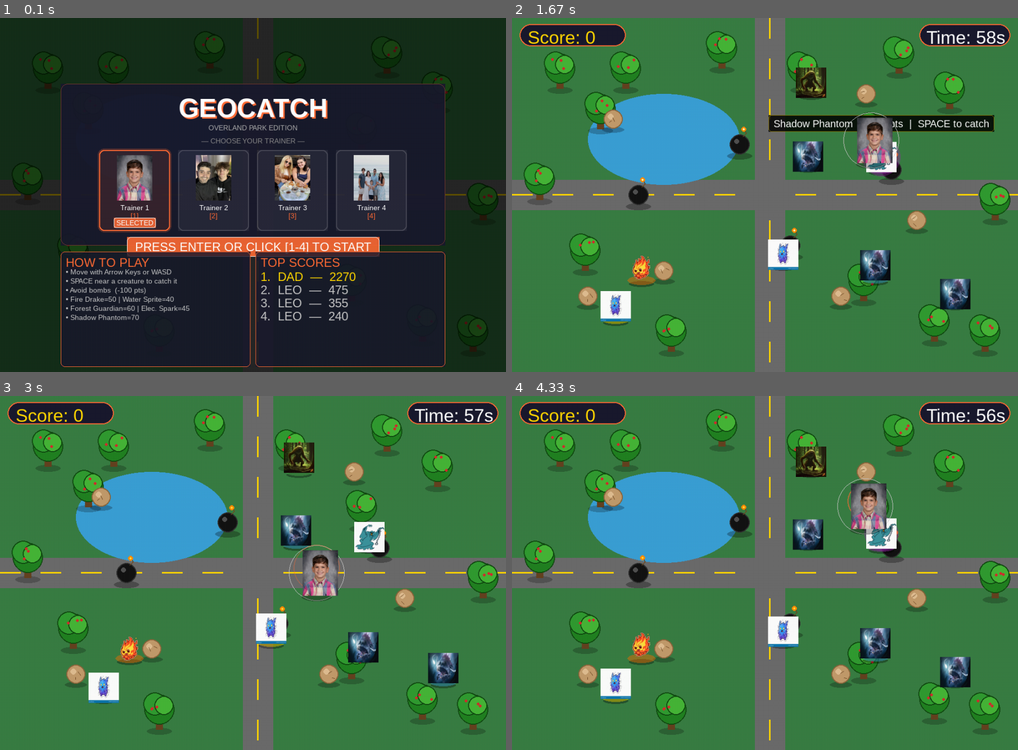
Above: before the commit, frames 1-4 (two rows, left to right).
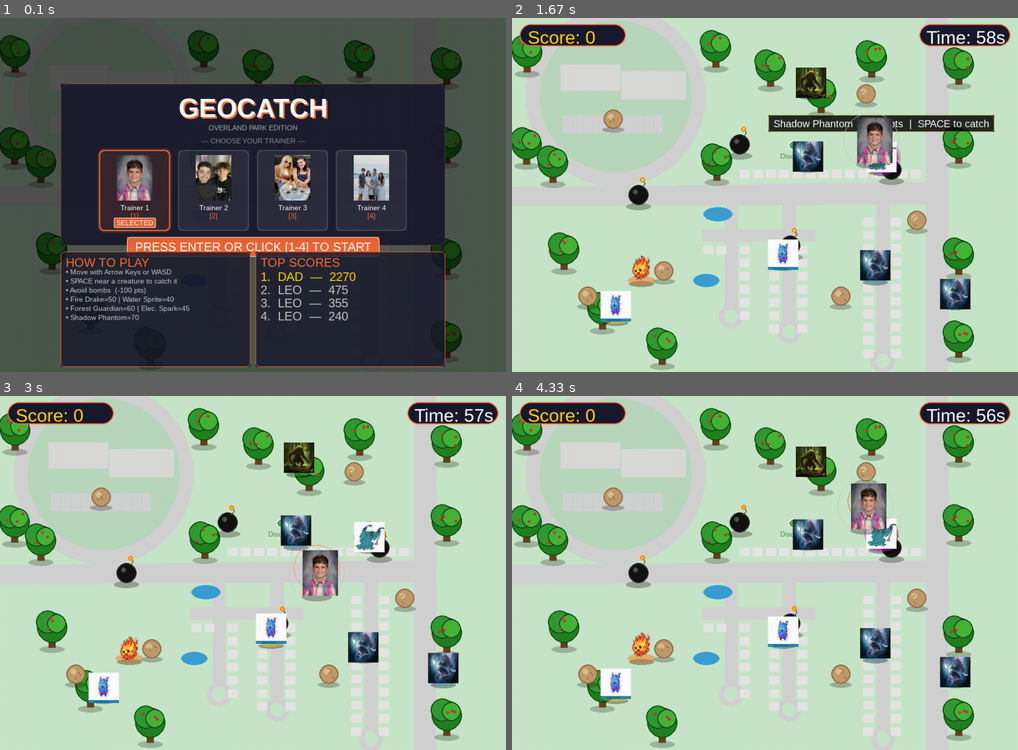
Above: after the commit, the same moments.

Repository: Carlos3652/geocatch
Game: pygame game, started from geocatch_pygame.py
The game is run twice, just before and just after one commit, with the same random seed, the same clock (stepped at 60 frames per second) and the same inputs.
Inputs:
- Up to frame 1 (0.1 s): no input
- Up to frame 2 (1.67 s): tap Enter at 0.33 s; hold Right 0.67-1.13 s; hold Up 1.22-1.52 s; hold Right from 1.55 s (still down)
- Up to frame 3 (3 s): release Right at 2.02 s; hold Left 2.05-2.58 s; hold Down 2.62-2.92 s; hold Left from 2.95 s (still down)
- Up to frame 4 (4.33 s): release Left at 3.35 s; hold Up 3.38-3.75 s; hold Right from 3.78 s (still down)

The runs differ from the first frame. In frame 1, 36% of the frame differs, in the area x 0-100%, y 0-100%; in frame 2, 91%; in frame 3, 91%; in frame 4, 91%.

Commit message:
Redesign map to match Overland Park neighbourhood
- Background changed to light mint green (Google Maps style)
- Roads: W 165th St (slight diagonal polygon) + Antioch Rd (right side vertical)
- School campus: Cedar Hills + Pleasant Ridge loop road with buildings and parking lot
- Replaced large lake with two small teal ponds (south of 165th, further south)
- Added residential streets: Grandview St, 165th Terrace, Eby St, Slater St + cul-de-sacs
- Houses lining all residential streets and north side of 165th
- Disc golf course marker + label in open corridor
- Repositioned trees: school perimeter, Antioch corridor, south open spaces

Co-Authored-By: Claude Sonnet 4.6 <noreply@anthropic.com>

Diff:
--- a/geocatch_pygame.py
+++ b/geocatch_pygame.py
@@ -19,10 +19,12 @@
 
 WHITE = (255, 255, 255)
 BLACK = (0, 0, 0)
-GRASS = (58, 125, 68)
-ROAD = (107, 107, 107)
+GRASS = (200, 230, 202)
+ROAD = (210, 210, 210)
 LAKE = (59, 159, 212)
 TREE_TRUNK = (101, 67, 33)
+SCHOOL_GROUND = (185, 215, 188)
+HOUSE_COLOR = (230, 230, 228)
 ACCENT = (255, 107, 53)
 SCORE_GOLD = (255, 215, 0)
 URGENT_RED = (255, 59, 48)
@@ -140,9 +142,14 @@
     _rock_data.append({"pos": (_rx, _ry), "cracks": _cracks})
 
 trees = [
-    (80, 80), (210, 80), (400, 40), (560, 80), (700, 200),
-    (850, 120), (130, 440), (680, 500), (820, 580), (300, 600),
-    (940, 340), (40, 300), (750, 50), (920, 600), (160, 160),
+    # School exterior
+    (15, 48), (14, 230), (388, 38), (390, 262),
+    # Disc golf / open corridor (north of 165th)
+    (496, 76), (596, 128), (696, 58),
+    # East of Antioch Rd
+    (868, 72), (868, 228), (868, 448), (868, 612),
+    # South open spaces
+    (88, 438), (164, 556), (282, 626), (66, 266),
 ]
 
 # Pre-compute per-tree berry positions (fixed seed → stable layout)
@@ -157,53 +164,89 @@
     _tree_data.append({"pos": (_tx, _ty), "berries": _berries})
 
 def draw_world():
-    """Draw the full game world: grass, roads, lake, trees.
-    Called from both the playing state and as the character-select background."""
+    """Draw the neighbourhood-themed game world."""
     screen.fill(GRASS)
-    pygame.draw.rect(screen, ROAD, (0, 320, WIDTH, 60))
-    pygame.draw.rect(screen, ROAD, (480, 0, 60, HEIGHT))
-
-    # Horizontal road center-line dashes along y=349
-    dash_len = 40
-    gap_len = 40
-    x = 0
-    while x < WIDTH:
-        if not (480 <= x < 540):  # skip intersection
-            pygame.draw.line(screen, SCORE_GOLD, (x, 349), (min(x + dash_len, WIDTH), 349), 3)
-        x += dash_len + gap_len
-
-    # Vertical road center-line dashes along x=509
-    y = 0
-    while y < HEIGHT:
-        if not (320 <= y < 380):  # skip intersection
-            pygame.draw.line(screen, SCORE_GOLD, (509, y), (509, min(y + dash_len, HEIGHT)), 3)
-        y += dash_len + gap_len
-
-    pygame.draw.ellipse(screen, LAKE, (150, 150, 300, 180))
-
+
+    # --- ANTIOCH RD (right side, vertical) ---
+    pygame.draw.rect(screen, ROAD, (818, 0, 44, HEIGHT))
+
+    # --- W 165TH ST (main horizontal, slight diagonal) ---
+    pygame.draw.polygon(screen, ROAD, [
+        (0, 334), (818, 324),
+        (818, 368), (0, 372)
+    ])
+
+    # --- SCHOOL CAMPUS (upper-left circular loop road) ---
+    pygame.draw.circle(screen, ROAD, (205, 155), 178)           # outer road ring
+    pygame.draw.circle(screen, SCHOOL_GROUND, (205, 155), 150)  # campus interior
+    pygame.draw.rect(screen, (218, 218, 216), (96, 92, 118, 52))    # Cedar Hills
+    pygame.draw.rect(screen, (218, 218, 216), (216, 105, 128, 56))  # Pleasant Ridge
+    pygame.draw.rect(screen, ROAD, (100, 192, 198, 36))              # parking lot
+    for _px in range(120, 294, 20):
+        pygame.draw.line(screen, SCHOOL_GROUND, (_px, 193), (_px, 227), 1)
+
+    # --- RESIDENTIAL STREETS (south of 165th) ---
+    pygame.draw.rect(screen, ROAD, (420, 368, 26, 222))   # Grandview St
+    pygame.draw.rect(screen, ROAD, (376, 418, 224, 24))   # 165th Terrace
+    pygame.draw.rect(screen, ROAD, (535, 368, 26, 252))   # Eby St
+    pygame.draw.rect(screen, ROAD, (720, 368, 26, 310))   # Slater St
+    # Cul-de-sac bulbs
+    pygame.draw.circle(screen, ROAD, (433, 590), 24)
+    pygame.draw.circle(screen, GRASS, (433, 590), 14)
+    pygame.draw.circle(screen, ROAD, (548, 620), 24)
+    pygame.draw.circle(screen, GRASS, (548, 620), 14)
+    pygame.draw.circle(screen, ROAD, (733, 678), 24)
+    pygame.draw.circle(screen, GRASS, (733, 678), 14)
+
+    # --- PONDS ---
+    pygame.draw.ellipse(screen, LAKE, (378, 374, 58, 28))    # main pond (south of 165th)
+    pygame.draw.ellipse(screen, LAKE, (358, 506, 52, 26))    # south pond
+
+    # --- HOUSES ---
+    for _hx in range(450, 808, 26):    # north side of 165th
+        pygame.draw.rect(screen, HOUSE_COLOR, (_hx, 300, 20, 17))
+    for _hx in range(378, 418, 26):    # west of Grandview, south of terrace
+        pygame.draw.rect(screen, HOUSE_COLOR, (_hx, 450, 20, 17))
+    for _hy in range(450, 582, 26):    # east side of Grandview
+        pygame.draw.rect(screen, HOUSE_COLOR, (450, _hy, 20, 17))
+    for _hy in range(450, 616, 26):    # west side of Eby
+        pygame.draw.rect(screen, HOUSE_COLOR, (508, _hy, 20, 17))
+    for _hy in range(450, 616, 26):    # east side of Eby
+        pygame.draw.rect(screen, HOUSE_COLOR, (564, _hy, 20, 17))
+    for _hy in range(395, 668, 26):    # west side of Slater
+        pygame.draw.rect(screen, HOUSE_COLOR, (694, _hy, 20, 17))
+    for _hy in range(395, 668, 26):    # east side of Slater
+        pygame.draw.rect(screen, HOUSE_COLOR, (749, _hy, 20, 17))
+
+    # --- DISC GOLF COURSE MARKER ---
+    pygame.draw.circle(screen, (76, 175, 80), (555, 252), 9)
+    pygame.draw.circle(screen, WHITE, (555, 252), 9, 2)
+    _dg = tiny_font.render("Disc Golf", True, (70, 140, 70))
+    screen.blit(_dg, (530, 265))
+
+    # --- TREES ---
     for td in _tree_data:
         tx, ty = td["pos"]
         cx, cy = tx + 15, ty + 20
         screen.blit(_shad_tree, (tx - 10, ty + 56))
         pygame.draw.rect(screen, TREE_TRUNK, (tx + 8, ty + 25, 14, 35))
-        # Lobe 1 — wide base (dark green)
         pygame.draw.circle(screen, (18, 76, 18), (cx, cy), 30)
         pygame.draw.circle(screen, (34, 130, 34), (cx, cy), 28)
-        # Lobe 2 — upper-left cluster (medium green)
         pygame.draw.circle(screen, (18, 76, 18), (cx - 9, cy - 11), 23)
         pygame.draw.circle(screen, (50, 155, 50), (cx - 9, cy - 11), 21)
-        # Lobe 3 — upper-right tip (bright green)
         pygame.draw.circle(screen, (18, 76, 18), (cx + 9, cy - 8), 19)
         pygame.draw.circle(screen, (70, 180, 55), (cx + 9, cy - 8), 17)
-        # Accent berries
         for bx, by in td["berries"]:
             pygame.draw.circle(screen, (210, 45, 45), (bx, by), 3)
 
 
 def in_lake(x, y):
-    """Return True if world position (x, y) falls inside the lake ellipse."""
-    cx, cy, rx, ry = 300, 240, 150, 90
-    return ((x - cx) ** 2 / rx ** 2 + (y - cy) ** 2 / ry ** 2) < 1.0
+    """Return True if (x, y) falls inside either pond."""
+    if (x - 407) ** 2 / 29 ** 2 + (y - 388) ** 2 / 14 ** 2 < 1.0:
+        return True
+    if (x - 384) ** 2 / 26 ** 2 + (y - 519) ** 2 / 13 ** 2 < 1.0:
+        return True
+    return False
 
 
 def spawn_creatures(n=8):
